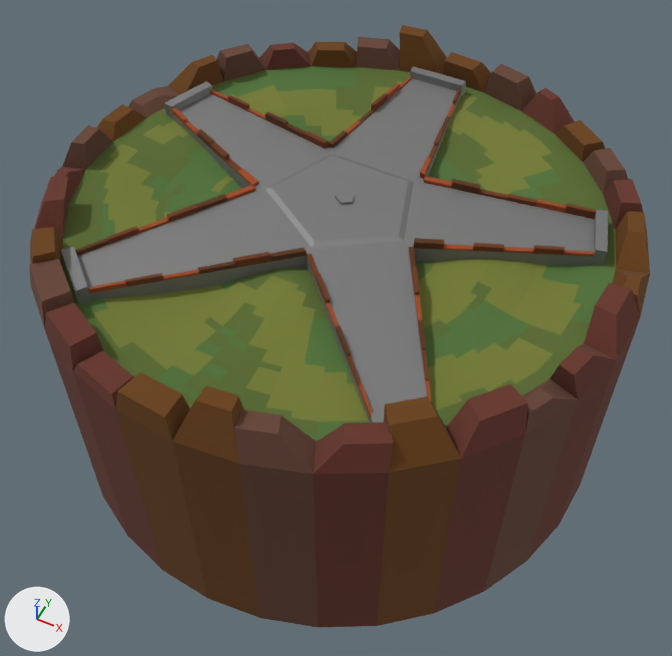
The FBX model LDJam_Oct21/Assets/03_FArt/034_Models/F_centralArea.fbx: old version first, new version second.
Both versions are drawn from a 50 mm lens placed at (2.22, -4.75, 4.48), pointed at (0.04, -0.39, -0.97). Lighting does not change. The marker at lower left points along +X, +Y and +Z. Where no turn or scale is listed for an object, it has been applied to the vertices.
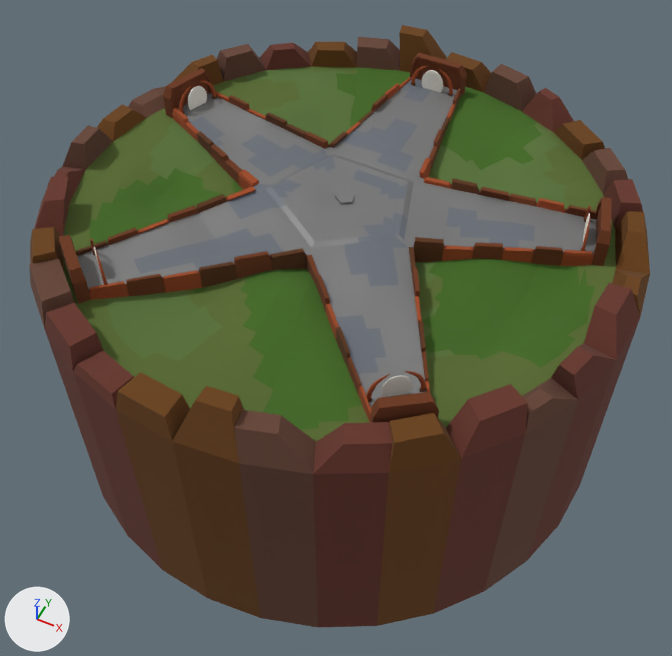
What differs and where, as boxes [x1, y1, x2, y2] in the pictures (672 x 656 px; the box of a moved part takes in the faces that stretch with it):
'Cube.001', recoloured, reshaped (yellow to green)
    both: [29, 25, 650, 628]
'Cube', reshaped
    before: [61, 67, 608, 423]
    after: [59, 53, 611, 423]
'Circle.004', added
    after: [367, 371, 426, 402]
    faces in mat_portal (white #f5f1e7): [381, 375, 412, 397]
    faces in mat_wood1 (brown #9c4821): [367, 371, 426, 400]
'Circle', added
    after: [411, 66, 453, 96]
    faces in mat_portal (white #f5f1e7): [422, 70, 443, 92]
    faces in mat_wood1 (brown #9c4821): [411, 66, 453, 94]
'Circle.002', added
    after: [179, 81, 217, 114]
    faces in mat_portal (white #f5f1e7): [188, 86, 207, 110]
    faces in mat_wood1 (brown #9c4821): [179, 81, 216, 113]
'Circle.001', added
    after: [581, 206, 591, 251]
'Circle.003', added
    after: [90, 239, 108, 285]
part 1 of me_cube_002, built on
    before: [62, 67, 608, 422]
    after: [59, 53, 611, 423]
part 2 of me_cube_003, moved or reshaped
    before: [384, 271, 589, 472]
    after: [389, 271, 589, 472]
part 3 of me_cube_003, moved or reshaped
    before: [227, 73, 397, 132]
    after: [227, 73, 395, 132]
part 4 of me_cube_003, moved or reshaped
    before: [449, 92, 607, 205]
    after: [451, 97, 607, 210]
part 5 of me_cube_003, moved or reshaped
    before: [211, 267, 325, 320]
    after: [211, 268, 323, 316]
part 6 of me_cube_003, moved or reshaped
    before: [92, 145, 210, 234]
    after: [96, 145, 203, 235]

What changed in the scene script:
```text
Change mat_grass3:
    mat_grass3.base_color: (0.174, 0.202, 0.0346) -> (0.0519, 0.138, 0.0132)  # dark yellow #747c34 -> dark green #40681e
Change me_cube_002:
    remove me_cube_002.from_pydata(...)  # 669 vertices, 638 faces; spans x -1.79..1.81, y -1.87..1.59, z -0.1..0.16
    add me_cube_002.from_pydata(...)  # 2005 vertices, 3908 faces; spans x -1.79..1.81, y -1.87..1.59, z -0.1..0.31
    me_cube_002 part 1: 14 vertices moved from x -1.38..1.05, y -1.68..1.51, z 0.11..0.15 to x -1.38..1.05, y -1.69..1.51, z 0.1..0.15; 285 vertices removed from x -1.71..1.74, y -1.79..1.51, z 0.1..0.16; 1621 vertices added at x -1.79..1.81, y -1.87..1.59, z -0.1..0.31
    add me_cube_002.materials.append(mat_stone2)  # grey #676d75
Change me_cube_003:
    remove me_cube_003.from_pydata(...)  # 2245 vertices, 2180 faces; spans x -2.16..2.16, y -2.41..1.91, z -2.06..0.37
    add me_cube_003.from_pydata(...)  # 2245 vertices, 4490 faces; spans x -2.16..2.16, y -2.41..1.91, z -2.06..0.37
    me_cube_003 part 2: 112 vertices moved from x 0.84..1.85, y -1.9..-0.38, z -0.04..0.27 to x 0.84..1.84, y -1.99..-0.37, z -0.05..0.27; 10 vertices removed from x 1.09..1.85, y -1.72..-0.37, z -0.04..0.27; 10 vertices added at x 1.11..1.85, y -1.81..-0.37, z -0.05..0.27
    me_cube_003 part 3: 96 vertices moved from x -1.42..-0.27, y 0.39..1.43, z -0.02..0.08 to x -1.42..-0.27, y 0.39..1.42, z -0.02..0.07
    me_cube_003 part 4: 89 vertices moved from x 0.6..1.45, y 0.31..1.36, z 0.01..0.2 to x 0.6..1.46, y 0.31..1.36, z 0.0..0.22; 2 vertices removed from x 1.22..1.49, y 0.97..1.24, z 0.06; 2 vertices added at x 1.2..1.49, y 0.99..1.25, z 0.05..0.08
    me_cube_003 part 5: 64 vertices moved from x -0.54..0.24, y -1.24..-0.69, z -0.03..0.06 to x -0.54..0.24, y -1.24..-0.7, z -0.04..0.07; 7 vertices removed from x -0.26..0.29, y -0.68..-0.56, z -0.06..-0.03; 7 vertices added at x -0.25..0.3, y -0.69..-0.56, z -0.06..-0.04
    me_cube_003 part 6: 61 vertices moved from x -1.75..-1.11, y -0.96..-0.26, z -0.03..0.06 to x -1.75..-1.11, y -0.96..-0.25, z -0.05..0.07; 1 vertex removed from x -1.52, y -0.85, z 0.05; 1 vertex added at x -1.54, y -0.84, z 0.05
Add ob_circle_003:
    ob_circle_003 = bpy.data.objects.new('Circle.003', me_circle_004)  # 388 vertices, 354 faces; spans x -0.141..0.149, y -0.123..0.132, z -0.078..0.19; in mat_wood1 (brown #9c4821), mat_wood3 (brown #583013), mat_portal (white #f5f1e7)
    ob_circle_003.location = (-1.181, -1.478, 0.12)
Add ob_circle_002:
    ob_circle_002 = bpy.data.objects.new('Circle.002', me_circle_003)  # 388 vertices, 354 faces; spans x -0.065..0.077, y -0.179..0.175, z -0.078..0.19; in mat_wood1 (brown #9c4821), mat_wood3 (brown #583013), mat_portal (white #f5f1e7)
    ob_circle_002.location = (-1.586, 0.396, 0.12)
Add ob_circle:
    ob_circle = bpy.data.objects.new('Circle', me_circle)  # 388 vertices, 354 faces; spans x -0.185..0.185, y -0.007..0.02, z -0.078..0.19; in mat_wood1 (brown #9c4821), mat_wood3 (brown #583013), mat_portal (white #f5f1e7)
    ob_circle.location = (0.001, 1.431, 0.12)
Add ob_circle_004:
    ob_circle_004 = bpy.data.objects.new('Circle.004', me_circle_005)  # 388 vertices, 354 faces; spans x -0.152..0.144, y -0.12..0.129, z -0.078..0.19; in mat_wood1 (brown #9c4821), mat_wood3 (brown #583013), mat_portal (white #f5f1e7)
    ob_circle_004.location = (1.028, -1.567, 0.12)
Add ob_circle_001:
    ob_circle_001 = bpy.data.objects.new('Circle.001', me_circle_002)  # 388 vertices, 354 faces; spans x -0.045..0.058, y -0.181..0.183, z -0.078..0.19; in mat_wood1 (brown #9c4821), mat_wood3 (brown #583013), mat_portal (white #f5f1e7)
    ob_circle_001.location = (1.614, 0.288, 0.12)
```
